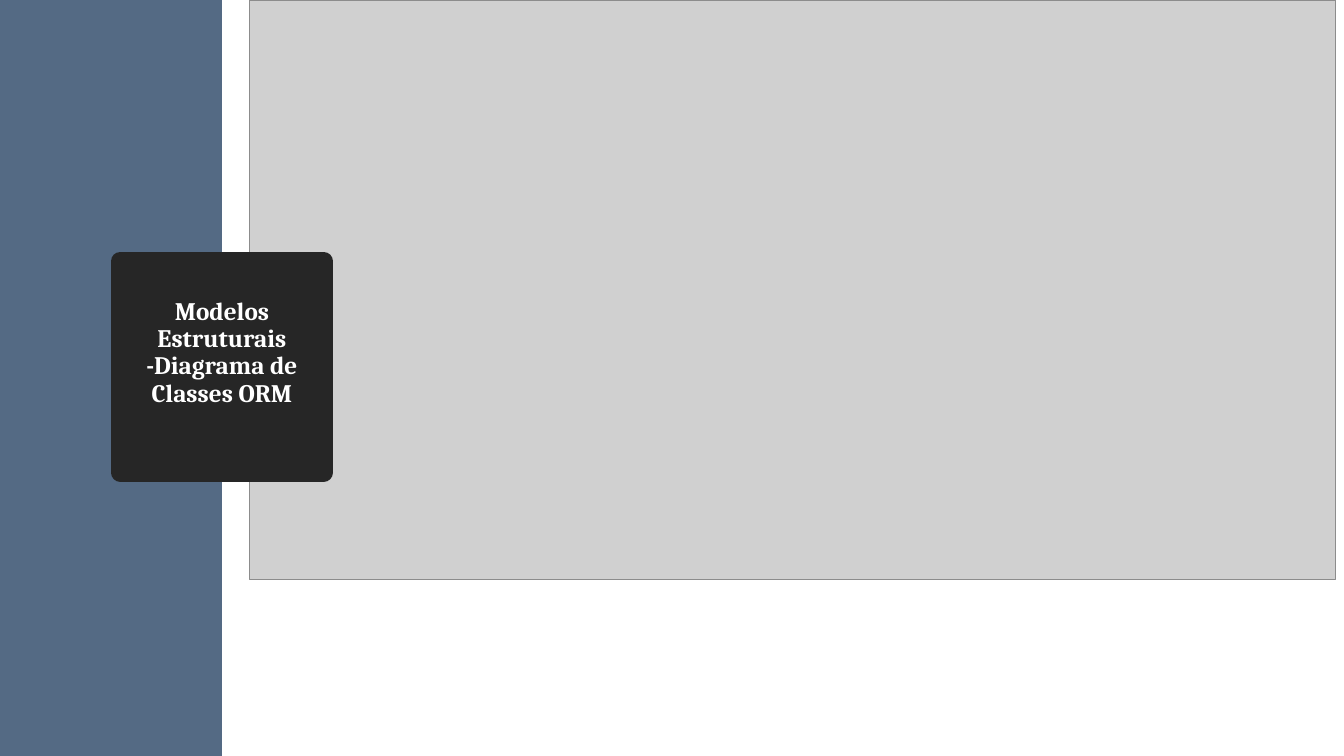
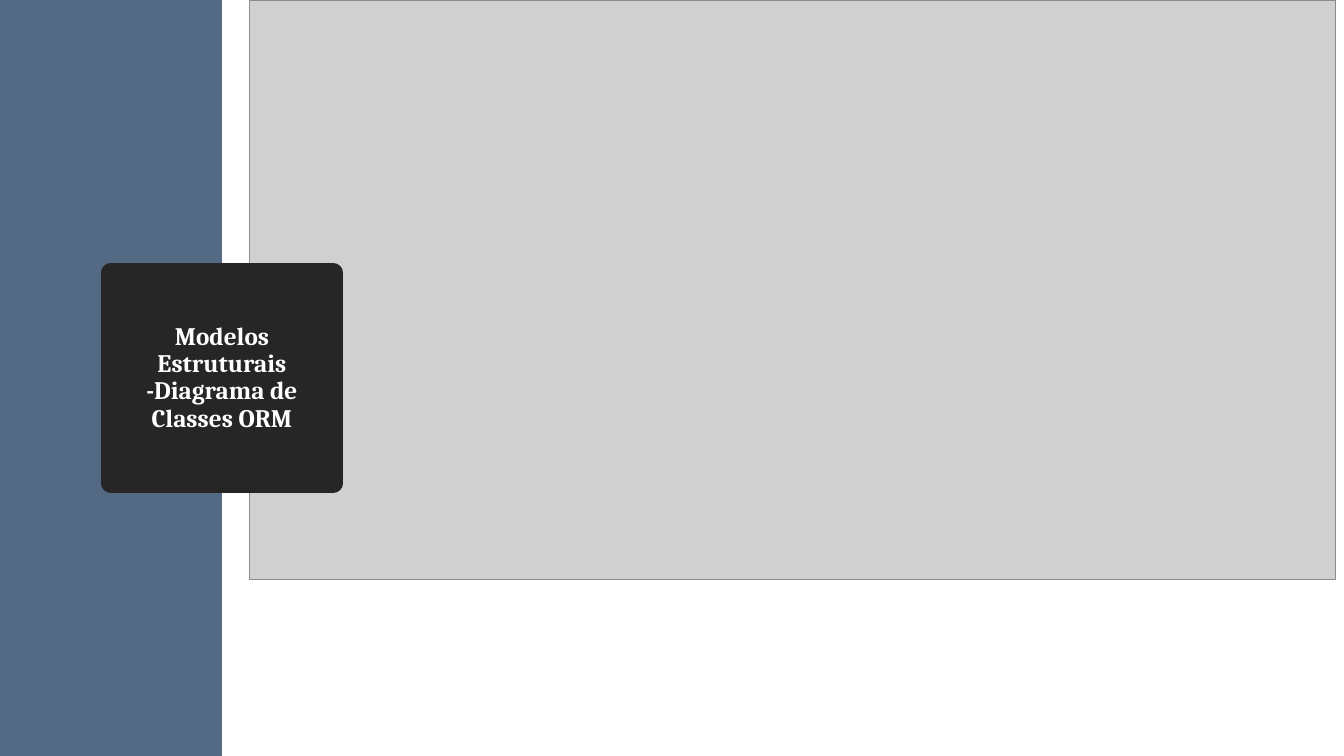
Before and after one commit to diogofbraga/MyChef, a slide deck: slide 20 of Especificacao/FeelItaly.pptx (slide 14 before the commit). Drawn at 1344x756 pixels with LibreOffice and Linux fonts; fonts in the diff are those of the drawing; grey boxes stand for pictures. Boxes give left, top, right and bottom in pixels: in the first picture for what was removed or moved away, otherwise in the second. Text is boxed around its words. In the diff, an @@ line names an element or a change of style, - is before the commit and + after.

```diff
--- a/Especificacao/FeelItaly.pptx
+++ b/Especificacao/FeelItaly.pptx
@@ title "Modelos Estruturais -Diagrama de Classes ...": place and size @@
-title "Modelos Estruturais -Diagrama de Classes ..." at box(120, 261, 324, 473)
+title "Modelos Estruturais -Diagrama de Classes ..." at box(111, 272, 333, 484)
```
Also in this commit, not shown: 2 other slides changed, 19 slides added.
